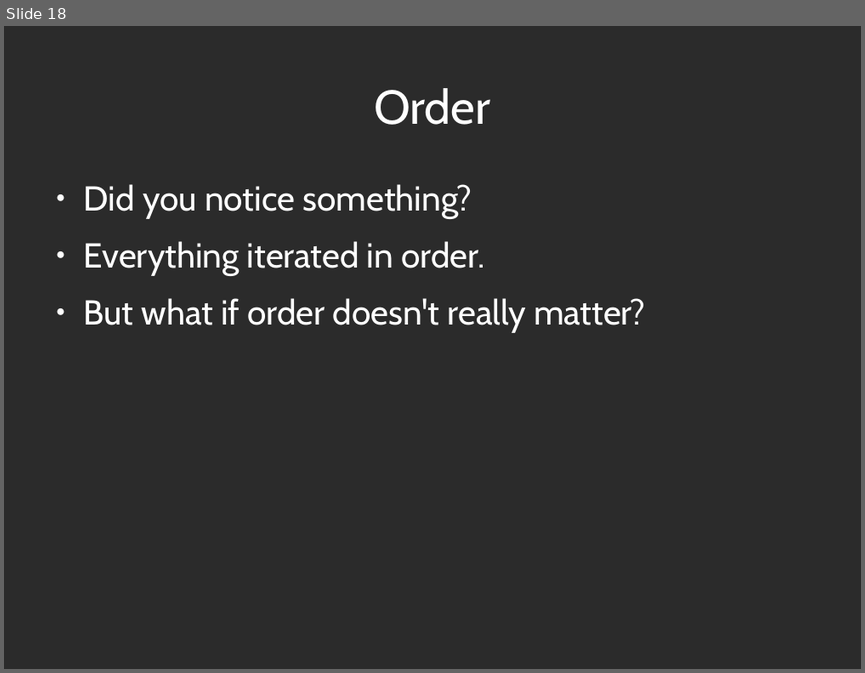
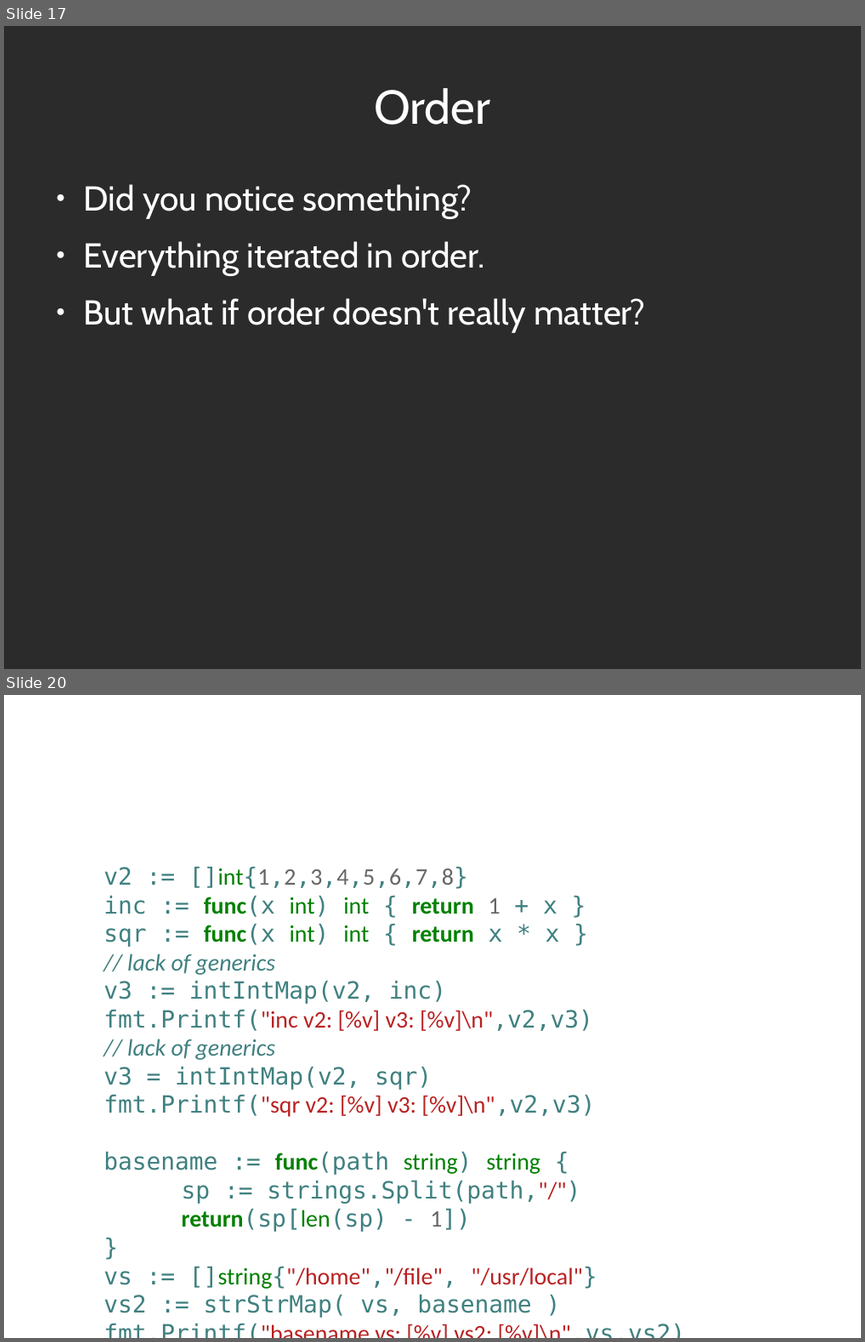
Before and after one commit to abramhindle/python-iteration-talk, a slide deck: iteration-talk-go.odp. Shown one above the other, each under a label of ours: slide 18 before the commit, slides 17 and 20 after it; the slides between them are not shown. The pictures are 865x673 and 865x1342 pixels, drawn with LibreOffice and Linux fonts; fonts in the diff are those of the drawing; background and template pictures are left out; a plain dark background stands for a picture behind light text. Boxes give left, top, right and bottom in pixels: in the first picture for what was removed or moved away, otherwise in the second. Text is boxed around its words. In the diff, an @@ line names an element or a change of style, - is before the commit and + after.

```diff
--- a/iteration-talk-go.odp
+++ b/iteration-talk-go.odp
@@ slide 20 added at [4,695,861,1338], background picture (left out) @@
@@ title added at [46,721,818,828], 44 pt, text #FFFFFF @@
+Map Example
@@ text added at [103,866,596,1317], 22 pt, text #408080 @@
+v2 := []int{1,2,3,4,5,6,7,8}
+inc := func(x int) int { return 1 + x }
+sqr := func(x int) int { return x * x }
+// lack of generics
+v3 := intIntMap(v2, inc)
+fmt.Printf("inc v2: [%v] v3: [%v]\n",v2,v3)
+// lack of generics
+v3 = intIntMap(v2, sqr)
+fmt.Printf("sqr v2: [%v] v3: [%v]\n",v2,v3)
+basename := func(path string) string {
+sp := strings.Split(path,"/")
+return(sp[len(sp) - 1])
+}
+vs := []string{"/home","/file", "/usr/local"}
+vs2 := strStrMap( vs, basename )
+fmt.Printf("basename vs: [%v] vs2: [%v]\n",vs,vs2)
@@ what was slide 18 is now slide 17 @@
```
Also in this commit, not shown: 9 slides changed, 11 other slides added, 3 slides removed, 1 other file.
